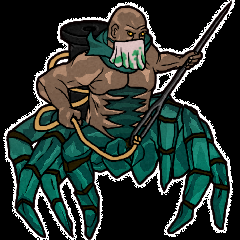
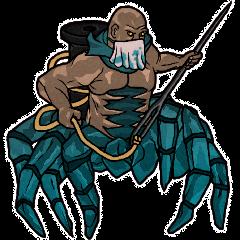
Layered file, before and after one edit (w=240, h=240). Changes by layer:
added group "Group 7" with 3 layers in group "Group 6" over [8, 32, 228, 216]
moved "Legs Splits" into group "Group 7" over [8, 98, 228, 216]
moved "Scarf" into group "Group 7" over [87, 32, 151, 72]
moved "Mask Blood" into group "Group 7" over [110, 44, 147, 72]
